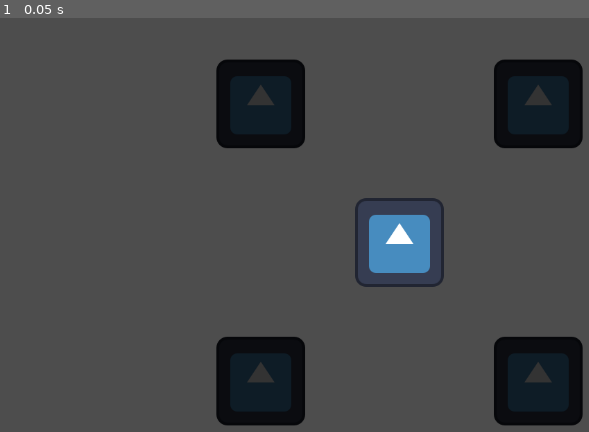
Above: before the commit, frame 1.
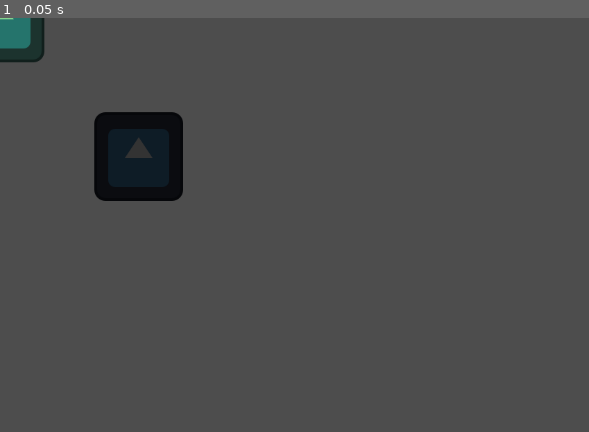
Above: after the commit, the same moment.

Repository: Tijana0/Last-One-Dancing
Game: Godot game, scene res://scenes/network_manager.tscn
Two runs of this game, one before a commit and one after it. Both use one fixed random seed, a clock stepped at 60 frames per second and the inputs below. This scene is started directly instead of the project's main scene. The engine's default icon, where the game draws it, is replaced by a stand-in: a white triangle on a blue panel in a dark square.
Inputs:
- Up to frame 1 (0.05 s): no input

The runs differ from the first frame. In frame 1, 19% of the frame differs, in the area x 0-99%, y 0-99%.

Commit message:
fix: update prefab to use correct script and UI

Diff:
--- a/prefabs/player.tscn
+++ b/prefabs/player.tscn
@@ -1,21 +1,67 @@
-[gd_scene load_steps=4 format=3 uid="uid://c6bjpr7x3e3cd"]
+[gd_scene format=3 uid="uid://c2wpwjt4cnl4v"]
 
-[ext_resource type="Texture2D" uid="uid://b0p1q2r3s4t5" path="res://icon.svg" id="1_icon"]
-[ext_resource type="Script" path="res://scripts/player/player.gd" id="1_script"]
+[ext_resource type="Texture2D" uid="uid://si5mmnxoe7lj" path="res://icon.svg" id="1_3vyb7"]
+[ext_resource type="Script" uid="uid://b50sqfgq3rlm3" path="res://scripts/player.gd" id="1_g2els"]
 
-[sub_resource type="CircleShape2D" id="CircleShape2D_bgv50"]
+[sub_resource type="RectangleShape2D" id="RectangleShape2D_g2els"]
+size = Vector2(126, 127)
 
-[node name="Player" type="CharacterBody2D" unique_id=1053508573]
-script = ExtResource("1_script")
+[node name="Player" type="CharacterBody2D" unique_id=529327571]
+script = ExtResource("1_g2els")
 
-[node name="Body" type="Sprite2D" parent="." unique_id=2110009695]
-texture = ExtResource("1_icon")
+[node name="Sprite2D" type="Sprite2D" parent="." unique_id=346553923]
+texture = ExtResource("1_3vyb7")
 
-[node name="CollisionShape2D" type="CollisionShape2D" parent="." unique_id=148613396]
-shape = SubResource("CircleShape2D_bgv50")
+[node name="CollisionShape2D" type="CollisionShape2D" parent="." unique_id=979406219]
+position = Vector2(0, -0.5)
+shape = SubResource("RectangleShape2D_g2els")
 
-[node name="Camera2D" type="Camera2D" parent="." unique_id=1512662087]
+[node name="LivesContainer" type="HBoxContainer" parent="."]
+offset_left = -64.0
+offset_top = -90.0
+offset_right = 64.0
+offset_bottom = -70.0
+alignment = 1
 
-[node name="NameLabel" type="Label" parent="." unique_id=2099227980]
-offset_right = 40.0
-offset_bottom = 23.0
+[node name="Heart1" type="ColorRect" parent="LivesContainer"]
+layout_mode = 2
+size_flags_horizontal = 3
+color = Color(1, 0, 0, 1)
+
+[node name="Heart2" type="ColorRect" parent="LivesContainer"]
+layout_mode = 2
+size_flags_horizontal = 3
+color = Color(1, 0, 0, 1)
+
+[node name="Heart3" type="ColorRect" parent="LivesContainer"]
+layout_mode = 2
+size_flags_horizontal = 3
+color = Color(1, 0, 0, 1)
+
+[node name="GameOverLayer" type="CanvasLayer" parent="."]
+visible = false
+
+[node name="Background" type="ColorRect" parent="GameOverLayer"]
+anchors_preset = 15
+anchor_right = 1.0
+anchor_bottom = 1.0
+grow_horizontal = 2
+grow_vertical = 2
+color = Color(0, 0, 0, 0.784314)
+
+[node name="Label" type="Label" parent="GameOverLayer"]
+anchors_preset = 8
+anchor_left = 0.5
+anchor_top = 0.5
+anchor_right = 0.5
+anchor_bottom = 0.5
+offset_left = -200.0
+offset_top = -50.0
+offset_right = 200.0
+offset_bottom = 50.0
+grow_horizontal = 2
+grow_vertical = 2
+theme_override_font_sizes/font_size = 64
+text = "YOU DIED"
+horizontal_alignment = 1
+vertical_alignment = 1
